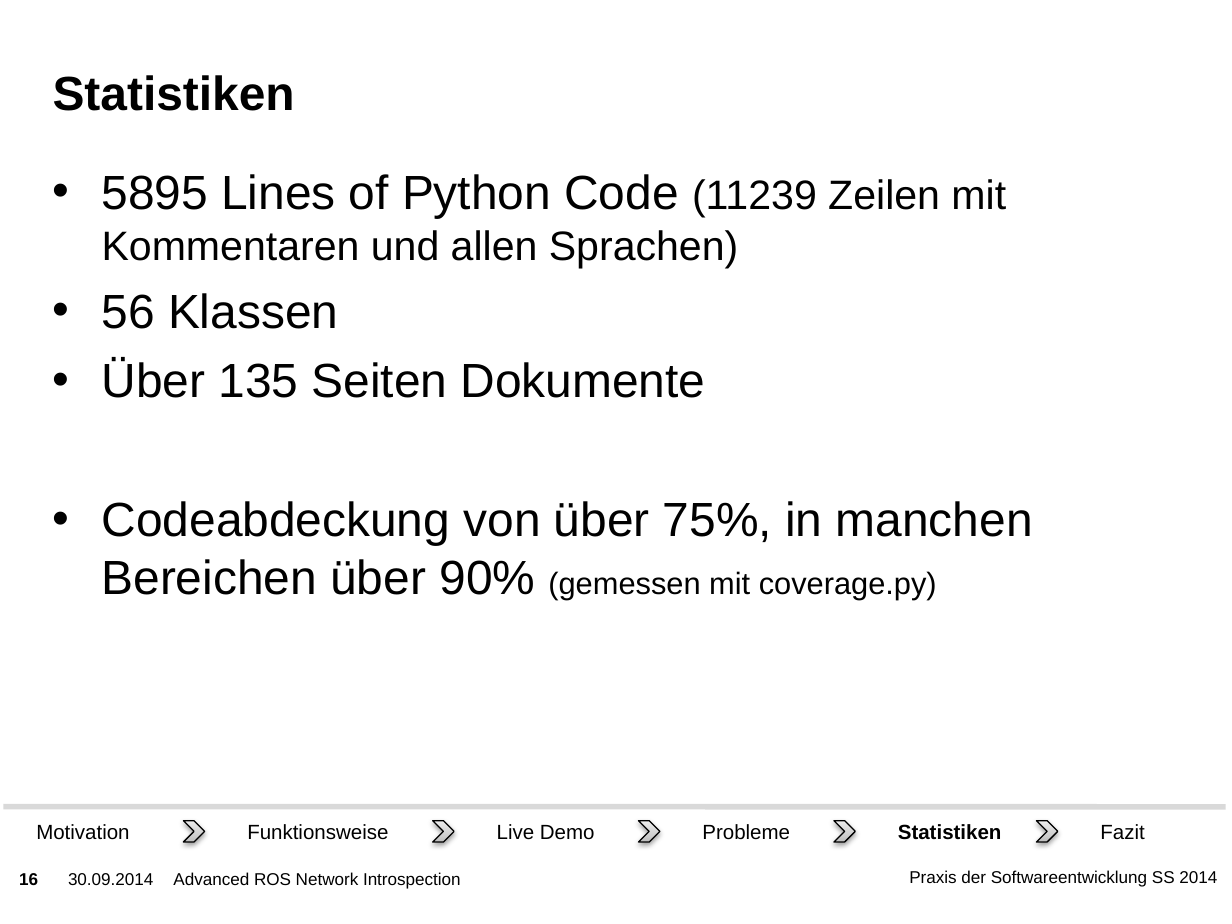
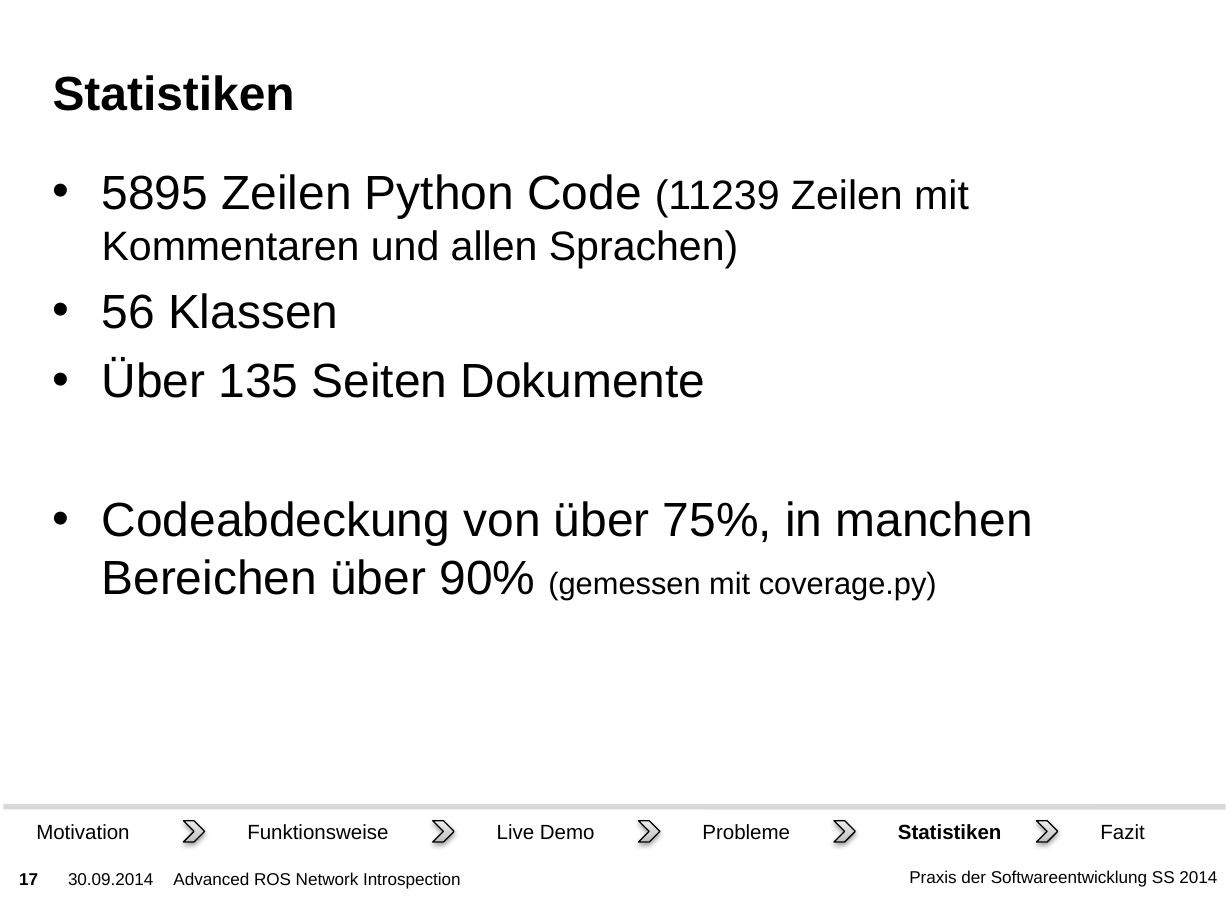
Before and after one commit to ROS-PSE/Documents, a slide deck: slide 17 of Präsentation/Präsentation.pptx (slide 16 before the commit). Drawn at 1232x924 pixels with LibreOffice and Linux fonts; fonts in the diff are those of the drawing; background and template pictures are left out. Boxes give left, top, right and bottom in pixels: in the first picture for what was removed or moved away, otherwise in the second. Text is boxed around its words. In the diff, an @@ line names an element or a change of style, - is before the commit and + after.

```diff
--- a/Präsentation/Präsentation.pptx
+++ b/Präsentation/Präsentation.pptx
@@ text at [102, 174, 969, 268]: text changed @@
-• 5895 Lines of Python Code (11239 Zeilen mit Kommentaren und allen Sprachen)
+• 5895 Zeilen Python Code (11239 Zeilen mit Kommentaren und allen Sprachen)
@@ page number at [19, 873, 38, 885]: text changed @@
-16
+17
```
Also in this commit, not shown: 1 slide added, 1 other file.
